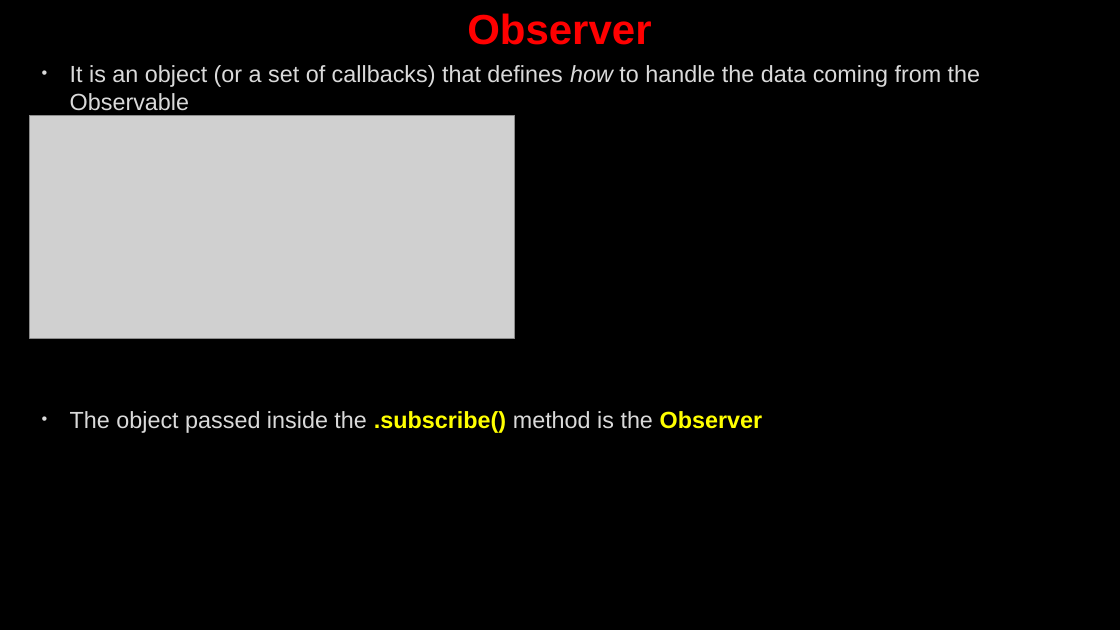
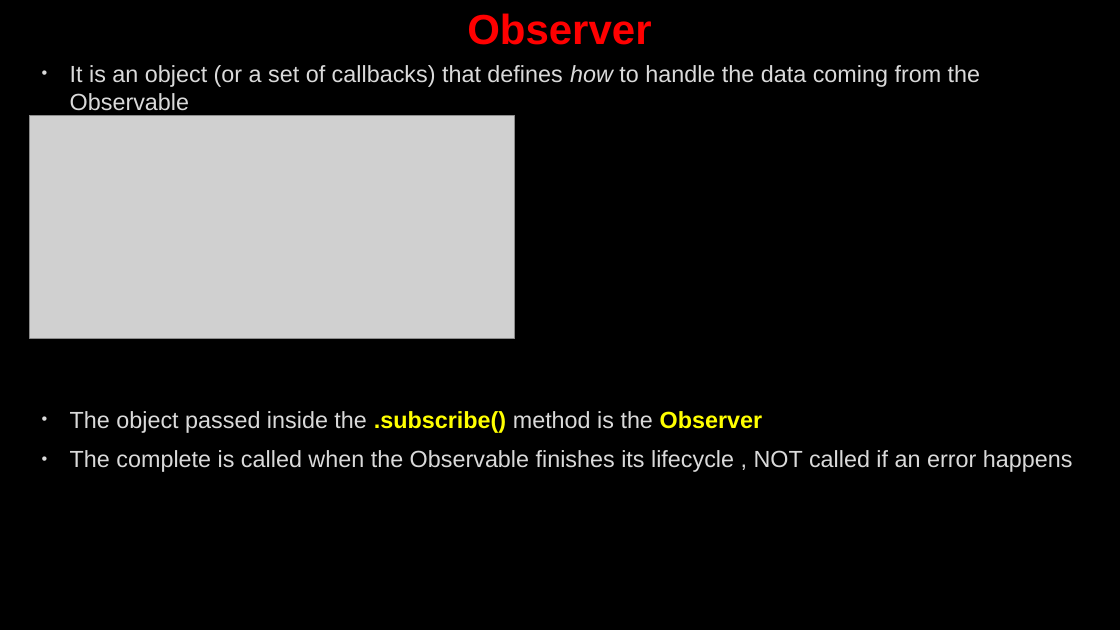
Before and after one commit to AhmedMohamedSamir1/Summary, a slide deck: slide 17 of Angular & type script/Angular.pptx (slide 23 before the commit). Drawn at 1120x630 pixels with LibreOffice and Linux fonts; fonts in the diff are those of the drawing; grey boxes stand for pictures; background and template pictures are left out. Boxes give left, top, right and bottom in pixels: in the first picture for what was removed or moved away, otherwise in the second. Text is boxed around its words. In the diff, an @@ line names an element or a change of style, - is before the commit and + after.

```diff
--- a/Angular & type script/Angular.pptx
+++ b/Angular & type script/Angular.pptx
@@ text at (70, 450, 1073, 472): paragraph added @@
+• The complete is called when the Observable finishes its lifecycle , NOT called if an error happens
```
Also in this commit, not shown: 8 other slides changed, 21 slides added, 8 slides removed, 11 other files.
